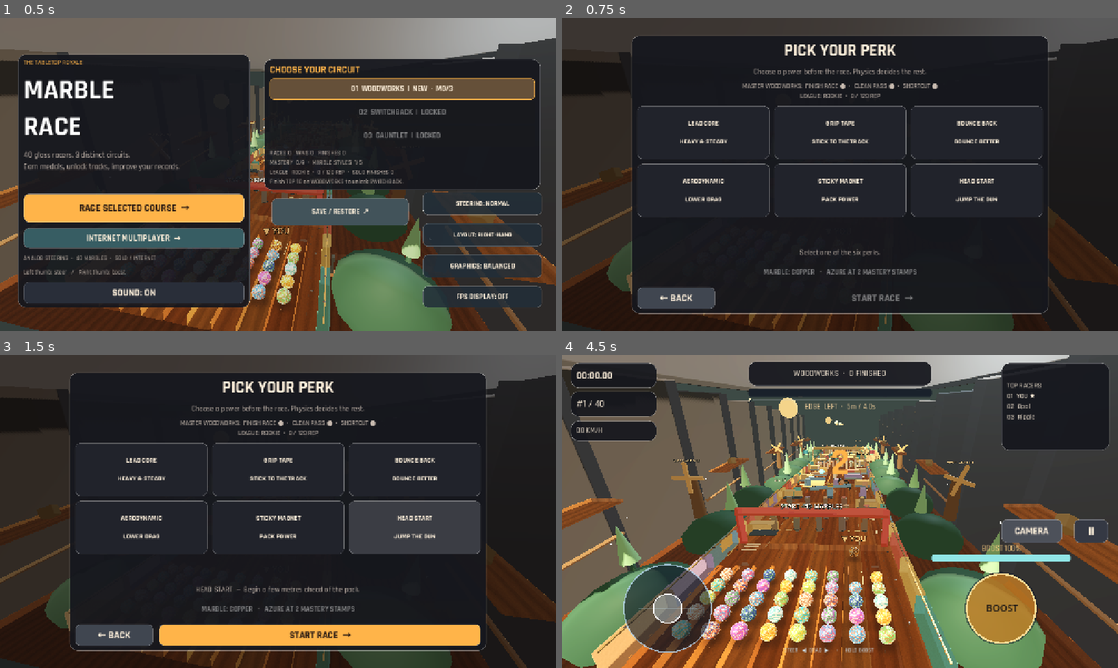
Above: before the commit, frames 1-4 (two rows, left to right).
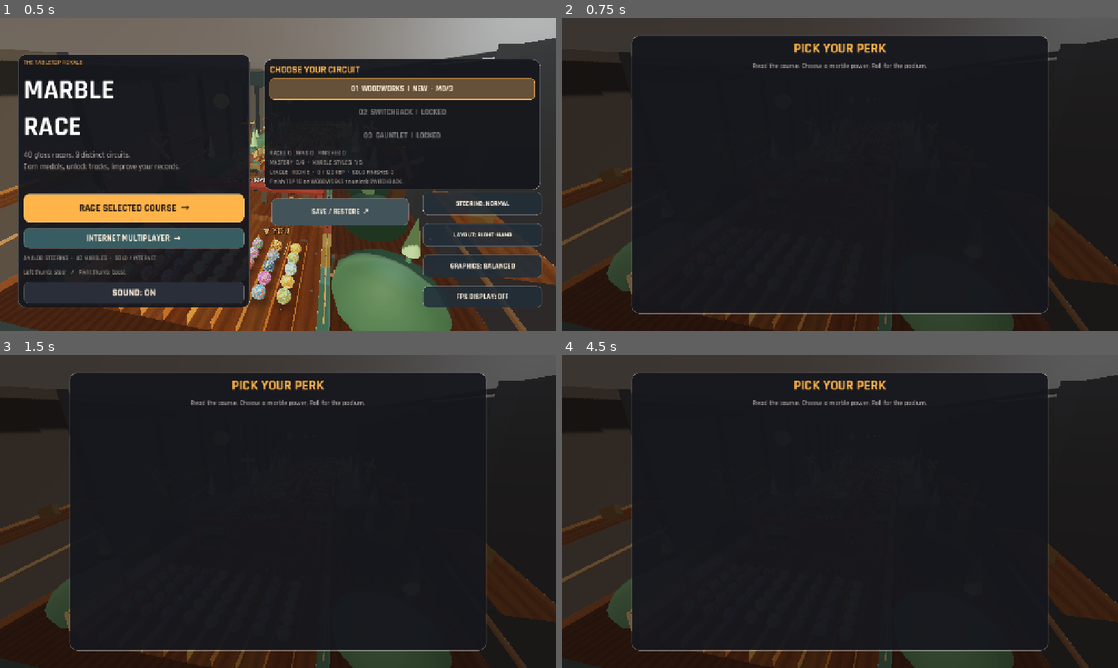
Above: after the commit, the same moments.

Repository: dbrckk/Marble-race-
Game: Godot game, scene res://scenes/main.tscn
Two runs of this game, one before a commit and one after it. Both use one fixed random seed, a clock stepped at 60 frames per second and the inputs below.
Inputs (mouse positions are in pixels of both pictures, inside the frame that each line leads up to):
- Up to frame 1 (0.5 s): no input
- Up to frame 2 (0.75 s): click "RACE SELECTED COURSE →" at 0.5 s
- Up to frame 3 (1.5 s): click (417, 527) at 1.25 s, where only the run before the commit has a clickable "HEAD START JUMP THE GUN"
- Up to frame 4 (4.5 s): click (979, 527) at 2 s, where only the run before the commit has a clickable "HEAD START JUMP THE GUN"; click (884, 633) at 2.75 s, where only the run before the commit has a clickable "START RACE →"; tap Enter at 3.5 s; move the mouse to (962, 495) at 3.52 s; hold Right 3.53-4.25 s; tap C at 3.6 s; click (962, 495) at 3.67 s; tap Space at 3.77 s; click (1029, 530) at 4.25 s, where only the run before the commit has a clickable "CAMERA"

Frame 1 is identical in both runs. In frame 2, 5.1% of the frame differs, in the area x 13-87%, y 8-93%; in frame 3, 13%; in frame 4, 90%, in the area x 0-100%, y 0-100%.
Error after the commit: Parse Error: Cannot infer the type of "theme" variable because the value doesn't have a set type. (res://scripts/course_briefing.gd:44)

Commit message:
Make pre-race Android briefing scrollable with fixed start button and physical track overview

Diff:
--- a/scripts/hud.gd
+++ b/scripts/hud.gd
@@ -4,6 +4,7 @@
 const TOUCH_CONTROLS = preload("res://scripts/touch_controls.gd")
 const CAREER_TRANSFER = preload("res://scripts/career_transfer.gd")
 const RACE_MOMENTS = preload("res://scripts/race_moments.gd")
+const COURSE_BRIEFING = preload("res://scripts/course_briefing.gd")
 const PROGRESS_RADAR = preload("res://scripts/race_progress_radar.gd")
 const FONT_HEAVY = preload("res://assets/fonts/Rajdhani-Bold.ttf")
 const FONT_REGULAR = preload("res://assets/fonts/Rajdhani-Medium.ttf")
@@ -78,6 +79,10 @@
 var career_label: Label
 var mastery_label: Label
 var style_button: Button
+var perk_scroll: ScrollContainer
+var perk_panel: PanelContainer
+var course_briefing
+var course_strategy_label: Label
 var next_course_button: Button
 var backup_layer: Control
 var backup_status: Label
@@ -558,59 +563,88 @@
     perks_layer.set_anchors_and_offsets_preset(Control.PRESET_FULL_RECT)
     root.add_child(perks_layer)
     perks_layer.add_child(_shade())
-    var panel = _panel()
-    panel.anchor_left = 0.125
-    panel.anchor_top = 0.055
-    panel.anchor_right = 0.875
-    panel.anchor_bottom = 0.945
-    perks_layer.add_child(panel)
-    var col = _column(12)
-    panel.add_child(col)
-    var header = _text("PICK YOUR PERK", 39)
+    perk_panel = _panel()
+    perk_panel.name = "PerkSelectionPanel"
+    perk_panel.anchor_left = 0.125
+    perk_panel.anchor_top = 0.055
+    perk_panel.anchor_right = 0.875
+    perk_panel.anchor_bottom = 0.945
+    perks_layer.add_child(perk_panel)
+
+    # Keep the START and BACK buttons always visible on landscape Android.
+    # Only the course preview and the six perk descriptions can scroll.
+    var shell := _column(8)
+    perk_panel.add_child(shell)
+    var header := _text("PICK YOUR PERK",32,ORANGE)
     header.horizontal_alignment = HORIZONTAL_ALIGNMENT_CENTER
-    col.add_child(header)
-    var sub = _text("Choose a power before the race. Physics decides the rest.", 17, DIM)
+    shell.add_child(header)
+    perk_scroll = ScrollContainer.new()
+    perk_scroll.name = "PerkSelectionScroll"
+    perk_scroll.size_flags_vertical = Control.SIZE_EXPAND_FILL
+    perk_scroll.size_flags_horizontal = Control.SIZE_EXPAND_FILL
+    perk_scroll.horizontal_scroll_mode = ScrollContainer.SCROLL_MODE_DISABLED
+    perk_scroll.vertical_scroll_mode = ScrollContainer.SCROLL_MODE_AUTO
+    perk_scroll.follow_focus = true
+    shell.add_child(perk_scroll)
+
+    var col := _column(8)
+    col.size_flags_horizontal = Control.SIZE_EXPAND_FILL
+    perk_scroll.add_child(col)
+    var sub := _text("Read the course. Choose a marble power. Roll for the podium.",16,DIM)
     sub.horizontal_alignment = HORIZONTAL_ALIGNMENT_CENTER
     col.add_child(sub)
+
+    course_briefing = COURSE_BRIEFING.new()
+    course_briefing.name = "PhysicalCourseBriefingMap"
+    course_briefing.size_flags_horizontal = Control.SIZE_EXPAND_FILL
+    col.add_child(course_briefing)
+    course_strategy_label = _text("",15,DIM)
+    course_strategy_label.name = "RealCourseStrategy"
+    course_strategy_label.horizontal_alignment = HORIZONTAL_ALIGNMENT_CENTER
+    col.add_child(course_strategy_label)
     mastery_label = _text("",15,DIM)
     mastery_label.name = "MasteryChallenges"
     mastery_label.horizontal_alignment = HORIZONTAL_ALIGNMENT_CENTER
     col.add_child(mastery_label)
-    var grid = GridContainer.new()
+    var grid := GridContainer.new()
+    grid.name = "SixSelectablePerks"
     grid.columns = 3
-    grid.size_flags_vertical = Control.SIZE_EXPAND_FILL
-    grid.add_theme_constant_override("h_separation", 10)
-    grid.add_theme_constant_override("v_separation", 10)
+    grid.size_flags_horizontal = Control.SIZE_EXPAND_FILL
+    grid.add_theme_constant_override("h_separation",8)
+    grid.add_theme_constant_override("v_separation",8)
     col.add_child(grid)
     for info in PERKS:
-        var item = _action(info[0].to_upper() + "\n\n" + info[1], CARD)
-        item.custom_minimum_size = Vector2(232, 123)
+        var item := _action(info[0].to_upper() + "\n" + info[1],CARD)
+        item.custom_minimum_size = Vector2(215,101)
         item.size_flags_horizontal = Control.SIZE_EXPAND_FILL
-        item.add_theme_font_size_override("font_size", 16)
+        item.add_theme_font_size_override("font_size",16)
         item.pressed.connect(_choose_perk.bind(info[0]))
         grid.add_child(item)
         select_buttons.append(item)
-    selected_description = _text("Select one of the six perks.", 17, DIM)
+    selected_description = _text("Select one of the six perks.",16,DIM)
     selected_description.horizontal_alignment = HORIZONTAL_ALIGNMENT_CENTER
     col.add_child(selected_description)
     style_button = _action("MARBLE STYLE: COPPER",Color("#35475a"))
     style_button.name = "UnlockedMarbleStyles"
     style_button.add_theme_font_size_override("font_size",17)
-    style_button.custom_minimum_size.y = 44
+    style_button.custom_minimum_size.y = 41
     style_button.pressed.connect(_cycle_marble_style)
     col.add_child(style_button)
-    var row = HBoxContainer.new()
-    row.add_theme_constant_override("separation", 13)
-    col.add_child(row)
-    var back = _action("← BACK", Color("#404650"))
+
+    var footer := HBoxContainer.new()
+    footer.name = "FixedPerkActions"
+    footer.add_theme_constant_override("separation",13)
+    shell.add_child(footer)
+    var back := _action("← BACK",Color("#404650"))
     back.custom_minimum_size.x = 180
     back.pressed.connect(show_menu)
-    row.add_child(back)
-    start_button = _action("START RACE  →", ORANGE, Color("#2a1b13"))
+    footer.add_child(back)
+    start_button = _action("START RACE  →",ORANGE,Color("#2a1b13"))
+    start_button.name = "StartRaceAlwaysAccessible"
     start_button.size_flags_horizontal = Control.SIZE_EXPAND_FILL
     start_button.disabled = true
     start_button.pressed.connect(func(): game.start_race(selected_name))
-    row.add_child(start_button)
+    footer.add_child(start_button)
 
 func _refresh_mastery_preview() -> void:
     if is_instance_valid(mastery_label):
@@ -1047,6 +1081,11 @@
 func show_perks() -> void:
     _hide_all()
     _refresh_mastery_preview()
+    if is_instance_valid(course_briefing):
+        course_briefing.configure(game,game.selected_track,game.race_variation)
+        course_strategy_label.text = course_briefing.describe()
+    if is_instance_valid(perk_scroll):
+        perk_scroll.scroll_vertical = 0
     perks_layer.visible = true
 
 func show_race_ui() -> void:
